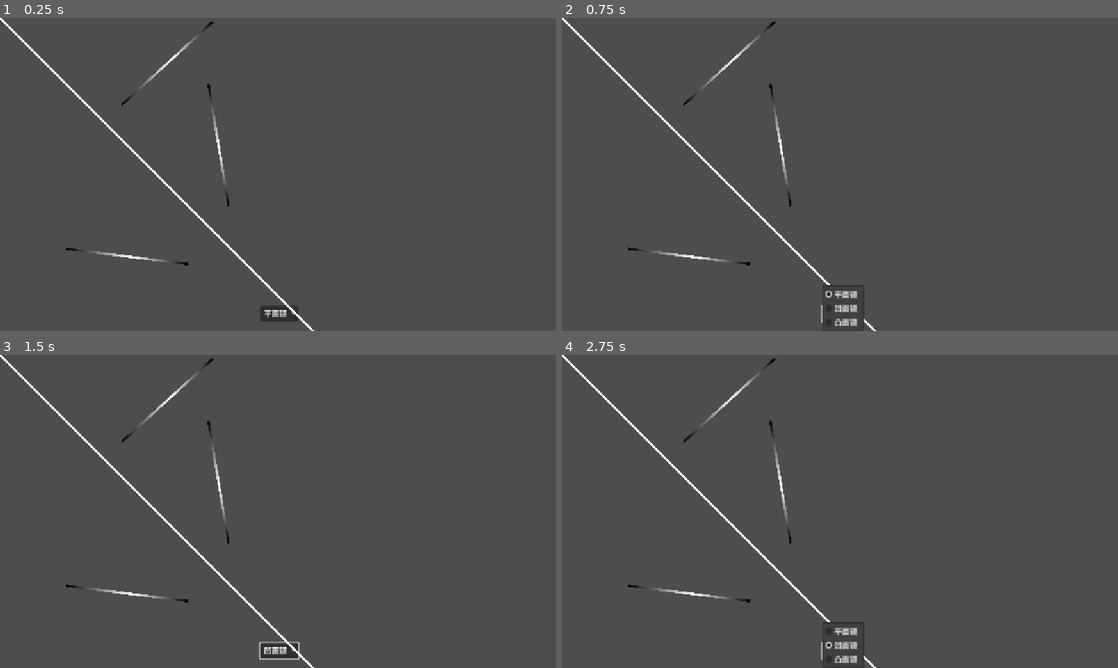
Above: before the commit, frames 1-4 (two rows, left to right).
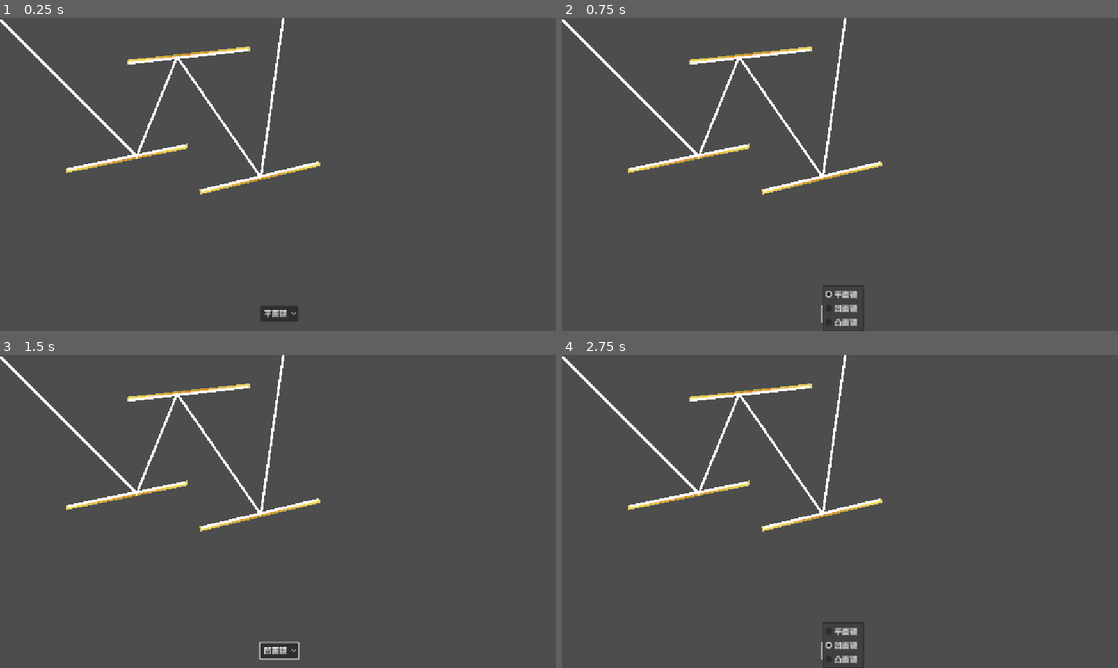
Above: after the commit, the same moments.

Repository: ChickenPige0n/re-flection
Game: Godot game, scene res://scenes/main_game.tscn
The game is run twice, just before and just after one commit, with the same random seed, the same clock (stepped at 60 frames per second) and the same inputs.
Inputs:
- Up to frame 1 (0.25 s): no input
- Up to frame 2 (0.75 s): click "平面镜" at 0.5 s
- Up to frame 3 (1.5 s): click "平面镜" at 1.25 s
- Up to frame 4 (2.75 s): click "凹面镜" at 2 s

The runs differ from the first frame. In frame 1, 2.5% of the frame differs, in the area x 0-58%, y 0-100%; in frame 2, 2.4%; in frame 3, 2.5%; in frame 4, 2.4%.

Commit message:
feat: update mirror texture

Diff:
--- a/scenes/main_game.tscn
+++ b/scenes/main_game.tscn
@@ -1,15 +1,9 @@
-[gd_scene load_steps=6 format=3 uid="uid://c7xvhqovqpoxc"]
+[gd_scene load_steps=5 format=3 uid="uid://c7xvhqovqpoxc"]
 
 [ext_resource type="Script" uid="uid://dqpdk88faq73y" path="res://scripts/light.gd" id="1_72e8q"]
 [ext_resource type="PackedScene" uid="uid://dicdnfr2f5pjf" path="res://scenes/edit_ui.tscn" id="1_d2op2"]
 [ext_resource type="Script" uid="uid://bd23oolcj74gq" path="res://scripts/mirror.gd" id="1_s3esy"]
-
-[sub_resource type="Gradient" id="Gradient_72e8q"]
-offsets = PackedFloat32Array(0, 0.532468, 1)
-colors = PackedColorArray(0, 0, 0, 1, 1, 1, 1, 1, 0, 0, 0, 1)
-
-[sub_resource type="GradientTexture1D" id="GradientTexture1D_d2op2"]
-gradient = SubResource("Gradient_72e8q")
+[ext_resource type="Texture2D" uid="uid://cr82j1dxeqg32" path="res://images/mirror.png" id="2_0rdsr"]
 
 [node name="Game" type="Node2D"]
 
@@ -22,32 +16,33 @@
 grow_horizontal = 1
 grow_vertical = 1
 
-[node name="Light" type="Line2D" parent="."]
-points = PackedVector2Array(0, 0, 707.107, 707.107)
-width = 5.0
-script = ExtResource("1_72e8q")
-direction = Vector2(0.707107, 0.707107)
-
 [node name="Mirror" type="Sprite2D" parent="."]
-position = Vector2(263, 493)
-rotation = 0.124487
-scale = Vector2(1, 5)
-texture = SubResource("GradientTexture1D_d2op2")
+texture_filter = 1
+position = Vector2(390, 77)
+rotation = -3.25225
+texture = ExtResource("2_0rdsr")
 script = ExtResource("1_s3esy")
 length = 256.0
 
 [node name="Mirror2" type="Sprite2D" parent="."]
-position = Vector2(346, 93)
-rotation = 5.54329
-scale = Vector2(1, 5)
-texture = SubResource("GradientTexture1D_d2op2")
+texture_filter = 1
+position = Vector2(262, 290)
+rotation = 6.08349
+texture = ExtResource("2_0rdsr")
 script = ExtResource("1_s3esy")
 length = 256.0
 
 [node name="Mirror3" type="Sprite2D" parent="."]
-position = Vector2(452, 262)
-rotation = 1.40525
-scale = Vector2(1, 5)
-texture = SubResource("GradientTexture1D_d2op2")
+texture_filter = 1
+position = Vector2(538, 330)
+rotation = -0.233595
+texture = ExtResource("2_0rdsr")
 script = ExtResource("1_s3esy")
 length = 256.0
+
+[node name="Light" type="Line2D" parent="."]
+points = PackedVector2Array(0, 3.305, 282.538, 285.843, 366.343, 79.6287, 540.005, 329.523, 679.683, -660.674)
+width = 5.0
+script = ExtResource("1_72e8q")
+direction = Vector2(0.707107, 0.707107)
+starting_pos = Vector2(0, 3.305)
Binary file added: images/mirror.png
Not shown, added: images/mirror.png.import
